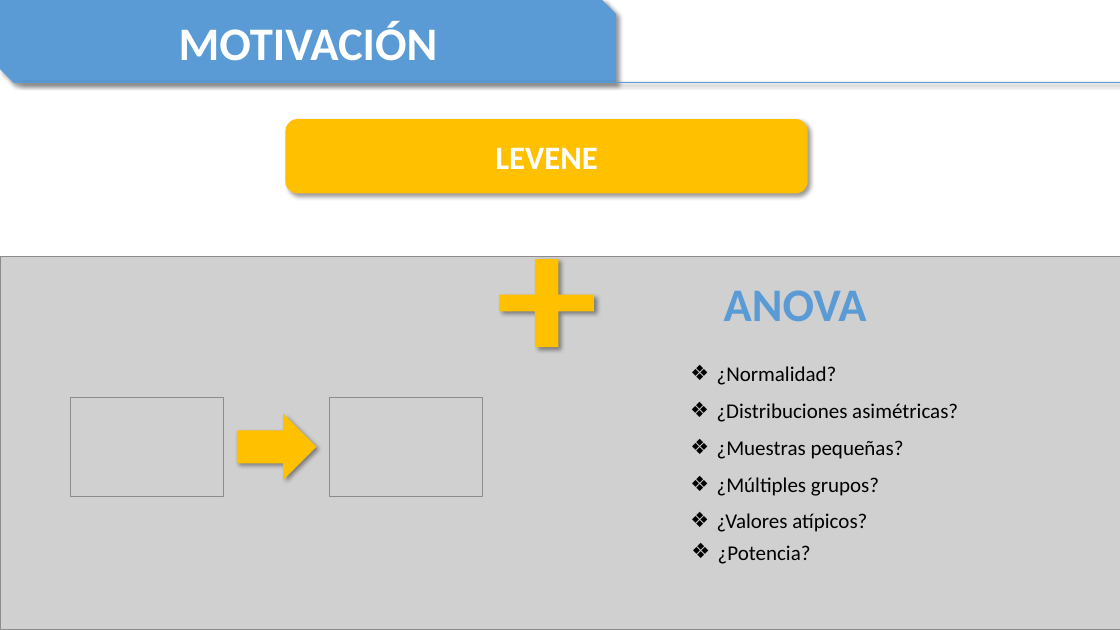
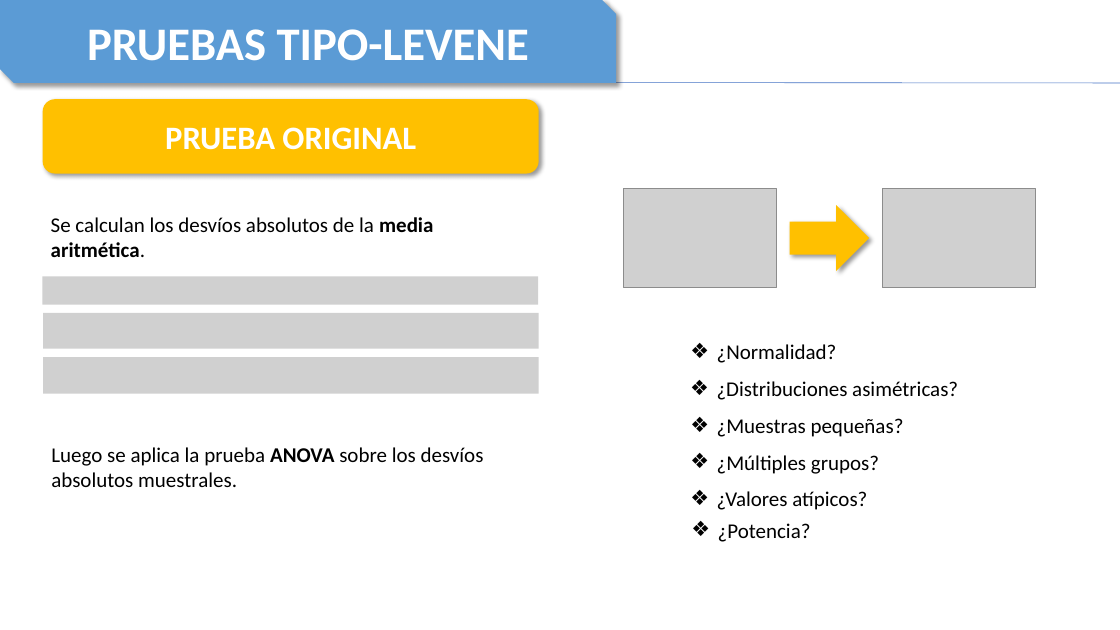
Before and after one commit to TheNaranjero/sae-2026, a slide deck: slide 5 of Presentation1.pptx (slide 4 before the commit). Drawn at 1120x630 pixels with LibreOffice and Linux fonts; fonts in the diff are those of the drawing; grey boxes stand for pictures. Boxes give left, top, right and bottom in pixels: in the first picture for what was removed or moved away, otherwise in the second. Text is boxed around its words. In the diff, an @@ line names an element or a change of style, - is before the commit and + after.

```diff
--- a/Presentation1.pptx
+++ b/Presentation1.pptx
@@ text in snip diag rect at <box>87,29,529,61</box>: text changed @@
-MOTIVACIÓN
+PRUEBAS TIPO-LEVENE
@@ line moved from (19, 82) - (1120, 82) to (19, 82) - (1120, 83) @@
@@ line (19, 82) - (1120, 83): stroke #5B9BD5 0.5 pt to #4472C4 0.5 pt @@
@@ rounded rectangle added at <box>43,99,539,174</box>, fill #FFC000, 28 pt, text #FFFFFF, bold @@
+PRUEBA ORIGINAL
@@ rounded rectangle removed at <box>286,119,808,194</box> @@
-LEVENE
@@ picture: place and size @@
-picture at <box>71,397,224,497</box>
+picture at <box>623,188,777,287</box>
@@ right arrow: place and size @@
-right arrow at <box>237,414,317,481</box>
+right arrow at <box>790,205,870,271</box>
@@ picture: place and size @@
-picture at <box>329,397,482,497</box>
+picture at <box>882,188,1035,287</box>
@@ text added at <box>51,217,433,257</box>, 18 pt, text #000000 @@
+Se calculan los desvíos absolutos de la media aritmética.
@@ picture removed at <box>0,256,1120,629</box> @@
@@ plus removed at <box>499,259,594,347</box> @@
@@ picture added at <box>42,276,538,305</box> @@
@@ picture removed at <box>171,284,381,322</box> @@
@@ text removed at <box>724,290,867,321</box> @@
-ANOVA
@@ picture added at <box>43,313,539,349</box> @@
@@ picture added at <box>43,357,539,393</box> @@
@@ text added at <box>51,447,484,487</box>, 18 pt, text #000000 @@
+Luego se aplica la prueba ANOVA sobre los desvíos absolutos muestrales.
@@ 6 texts: place and size @@
-6 texts at <box>717,366,958,564</box>
+6 texts at <box>717,344,958,542</box>
```
Also in this commit, not shown: 6 other slides changed, 4 slides added.
